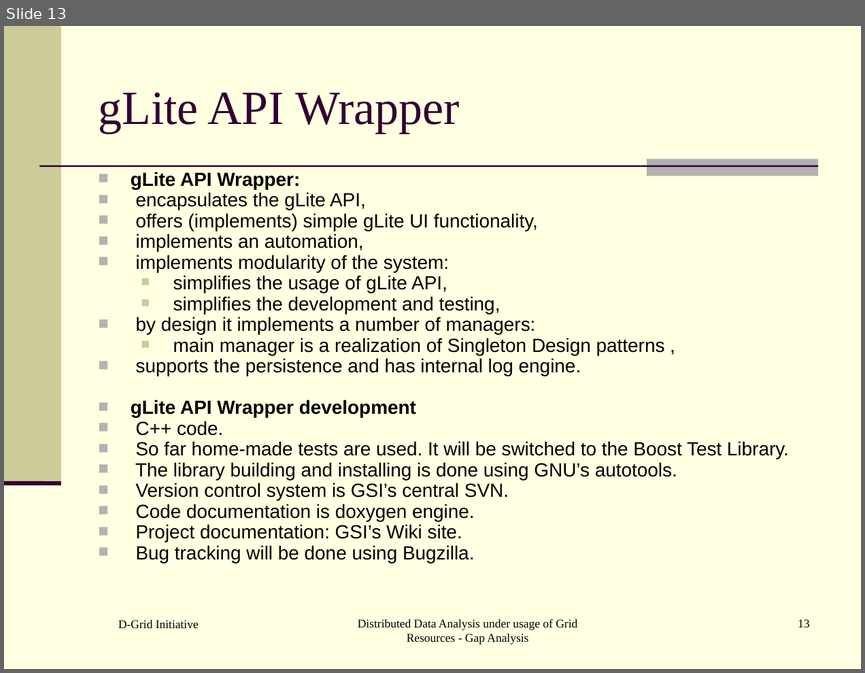
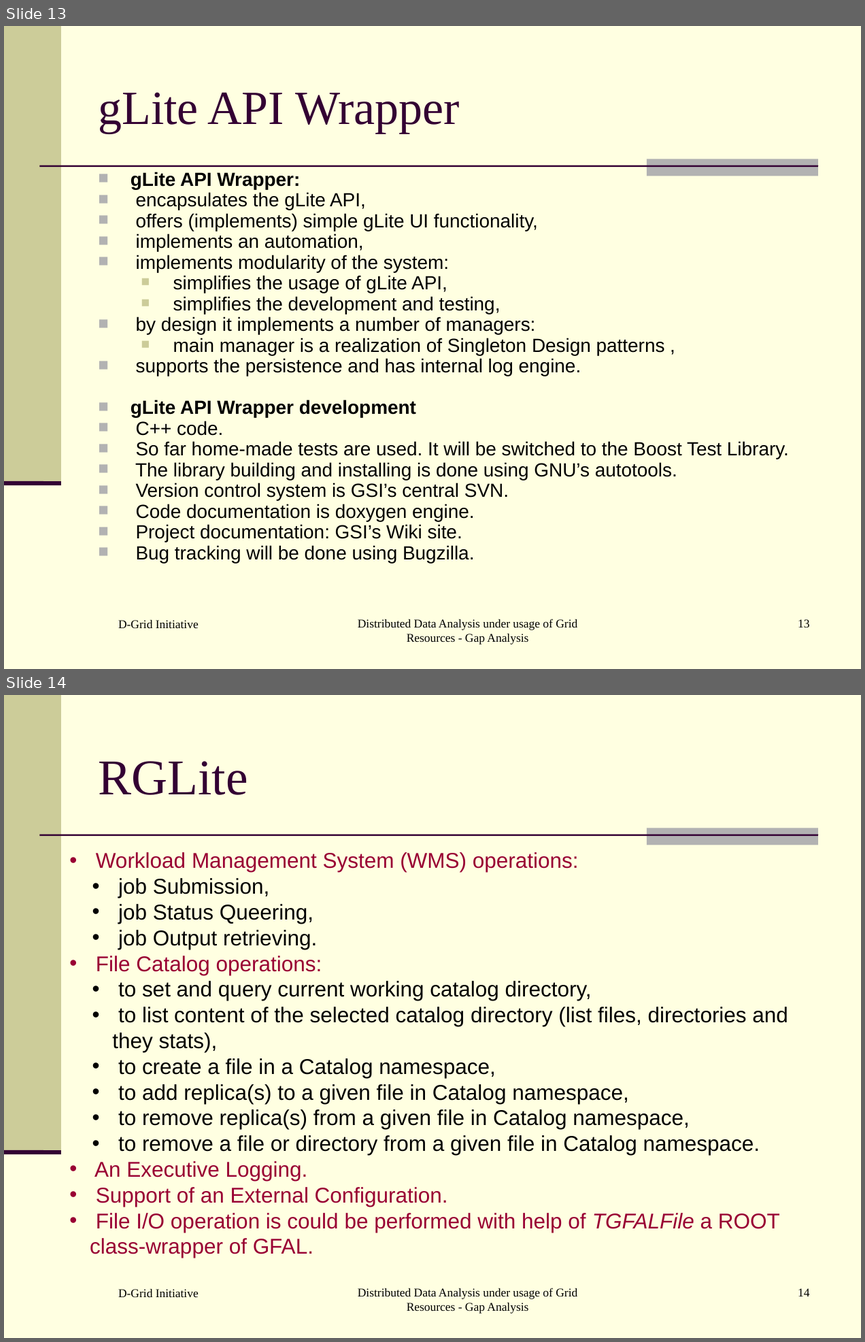
Before and after one commit to AnarManafov/PoDDocumentation, a slide deck: HEPCG-Workshops/2006-Nov/HEPCG-Workshops-2006-Nov.ppt. Shown one above the other, each under a label of ours: slide 13 before the commit, slides 13 and 14 after it. The pictures are 865x673 and 865x1342 pixels, drawn with LibreOffice and Linux fonts; fonts in the diff are those of the drawing. Boxes give left, top, right and bottom in pixels: in the first picture for what was removed or moved away, otherwise in the second. Text is boxed around its words. In the diff, an @@ line names an element or a change of style, - is before the commit and + after.

```diff
--- a/HEPCG-Workshops/2006-Nov/HEPCG-Workshops-2006-Nov.ppt
+++ b/HEPCG-Workshops/2006-Nov/HEPCG-Workshops-2006-Nov.ppt
@@ slide 14 added at bbox=[4, 695, 861, 1338], background #FFFFE1; not listed: 4 template elements that a slide beside it also shows @@
@@ title added at bbox=[98, 761, 247, 795], 42 pt, text #330033 @@
+RGLite
@@ text added at bbox=[90, 852, 788, 1257], 18 pt, text #000000 @@
+• Workload Management System (WMS) operations:
+  • job Submission,
+  • job Status Queering,
+  • job Output retrieving.
+• File Catalog operations:
+  • to set and query current working catalog directory,
+  • to list content of the selected catalog directory (list files, directories and they stats),
+  • to create a file in a Catalog namespace,
+  • to add replica(s) to a given file in Catalog namespace,
+  • to remove replica(s) from a given file in Catalog namespace,
+  • to remove a file or directory from a given file in Catalog namespace.
+• An Executive Logging.
+• Support of an External Configuration.
+• File I/O operation is could be performed with help of TGFALFile a ROOT class-wrapper of GFAL.
@@ text added at bbox=[118, 1289, 198, 1297], 10 pt, text #000000 @@
+D-Grid Initiative
@@ text added at bbox=[358, 1287, 577, 1313], 10 pt, text #000000 @@
+Distributed Data Analysis under usage of Grid Resources - Gap Analysis
@@ page number added at bbox=[798, 1288, 809, 1296], 10 pt, text #000000 @@
+14
```
Also in this commit, not shown: 3 slides changed.
